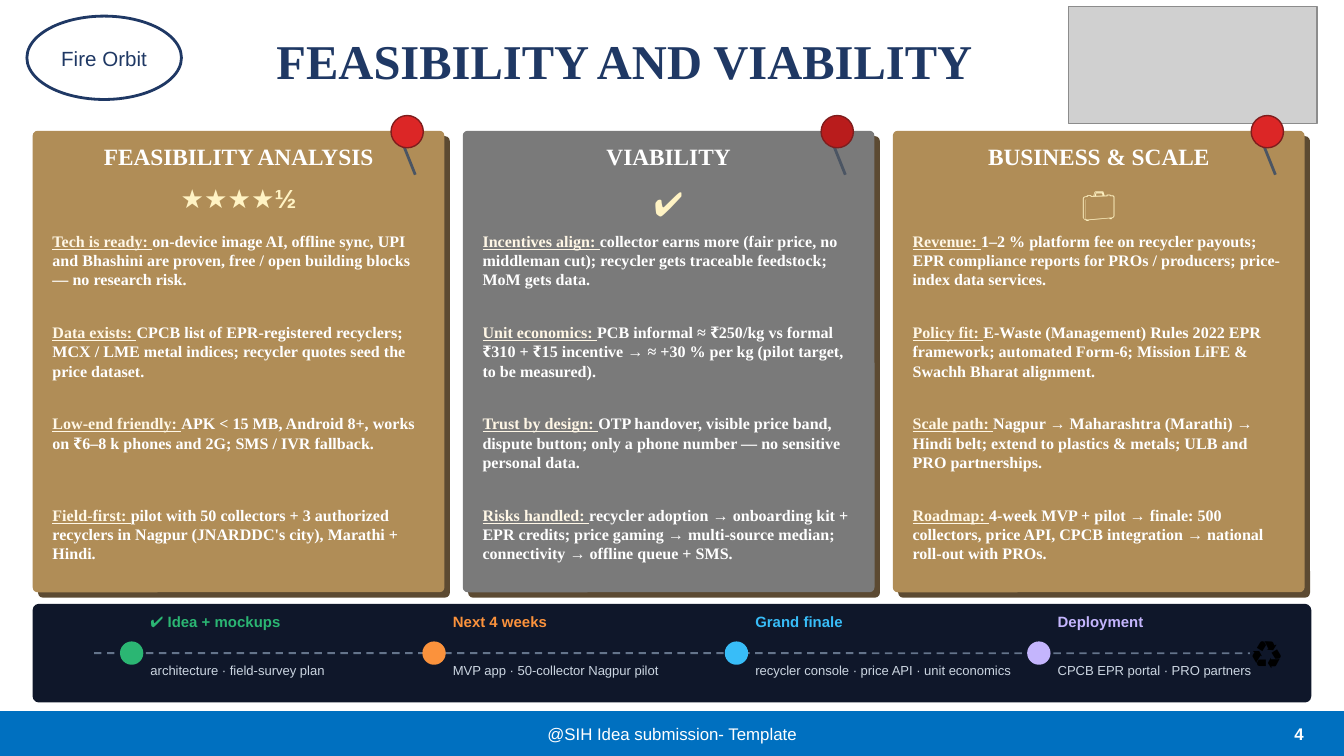
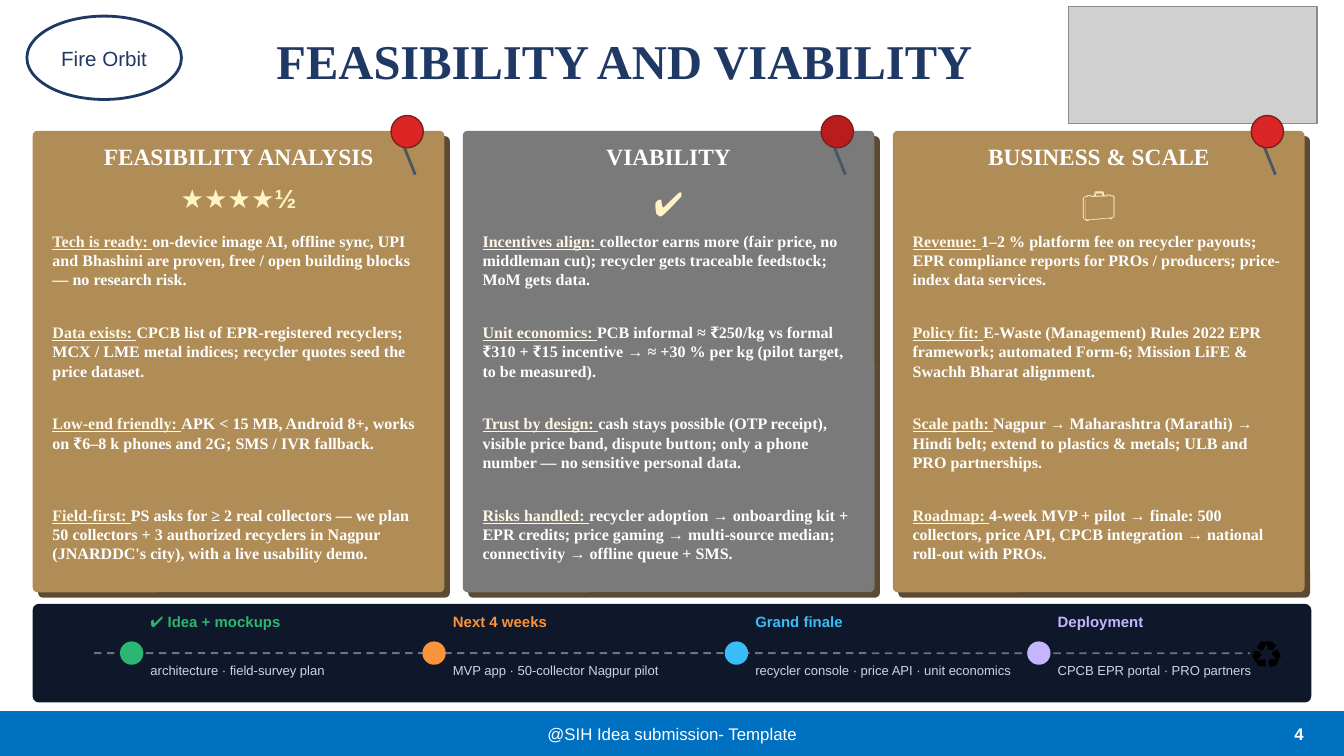
Before and after one commit to rahulskandagal/thermal-sentinel, a slide deck: slide 4 of docs/FireOrbit_SIH26229_KabadiwalaConnect.pptx. Drawn at 1344x756 pixels with LibreOffice and Linux fonts; fonts in the diff are those of the drawing; grey boxes stand for pictures. Boxes give left, top, right and bottom in pixels: in the first picture for what was removed or moved away, otherwise in the second. Text is boxed around its words. In the diff, an @@ line names an element or a change of style, - is before the commit and + after.

```diff
--- a/docs/FireOrbit_SIH26229_KabadiwalaConnect.pptx
+++ b/docs/FireOrbit_SIH26229_KabadiwalaConnect.pptx
@@ text at (483, 418, 827, 472): text changed @@
-Trust by design: OTP handover, visible price band, dispute button; only a phone number — no sensitive personal data.
+Trust by design: cash stays possible (OTP receipt), visible price band, dispute button; only a phone number — no sensitive personal data.
@@ text at (52, 509, 409, 563): text changed @@
-Field-first: pilot with 50 collectors + 3 authorized recyclers in Nagpur (JNARDDC's city), Marathi + Hindi.
+Field-first: PS asks for ≥ 2 real collectors — we plan 50 collectors + 3 authorized recyclers in Nagpur (JNARDDC's city), with a live usability demo.
```
Also in this commit, not shown: 4 other slides changed, 5 other files.
